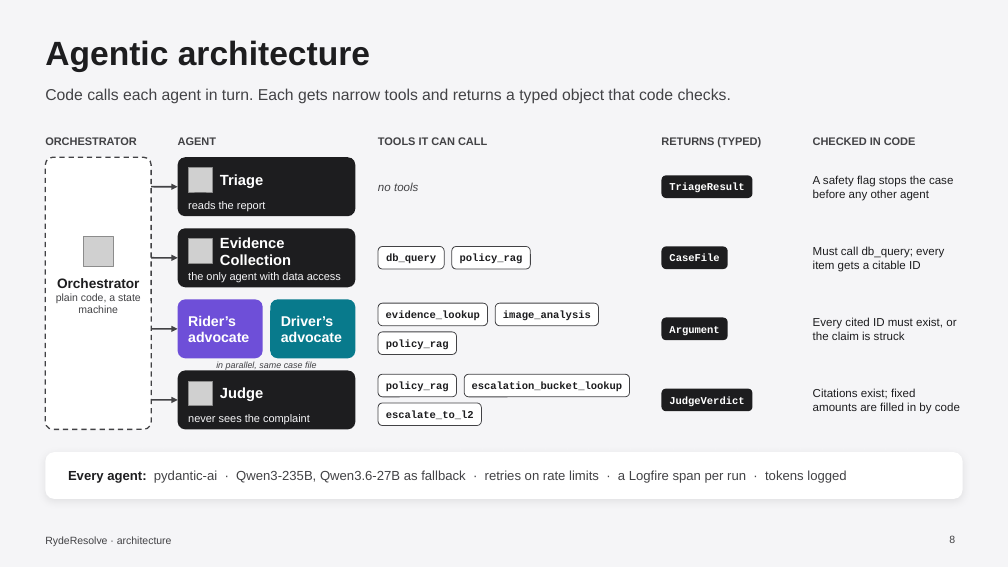
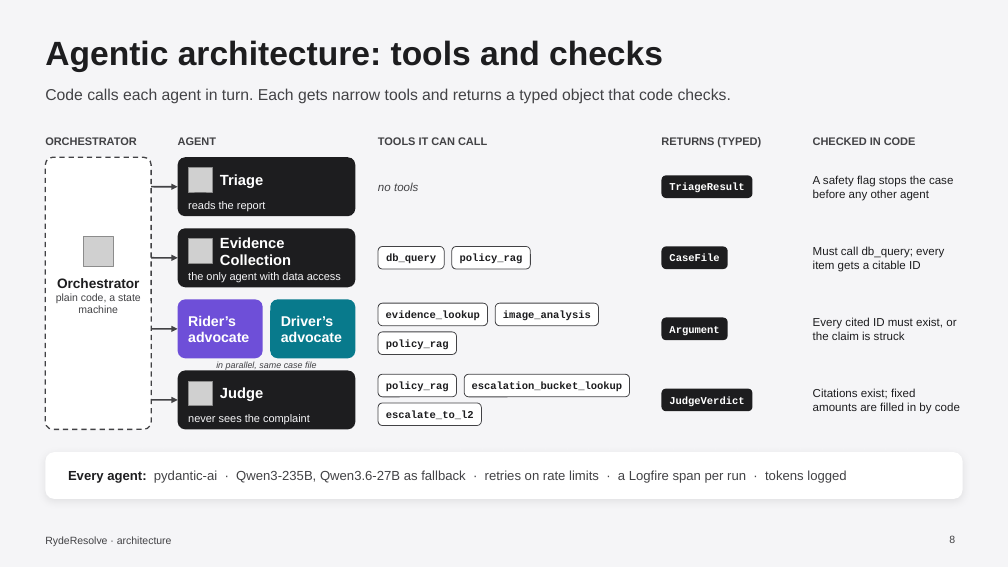
Before and after one commit to suryaansh2002/ryde-dispute-resolution-tencent, a slide deck: slide 8 of submission/architecture.pptx. Drawn at 1008x567 pixels with LibreOffice and Linux fonts; fonts in the diff are those of the drawing; grey boxes stand for pictures. Boxes give left, top, right and bottom in pixels: in the first picture for what was removed or moved away, otherwise in the second. Text is boxed around its words. In the diff, an @@ line names an element or a change of style, - is before the commit and + after.

Commit message:
Architecture deck: the README's pipeline diagram as the agentic-architecture flow

```diff
--- a/submission/architecture.pptx
+++ b/submission/architecture.pptx
@@ title at [45,40,663,72]: text changed @@
-Agentic architecture
+Agentic architecture: tools and checks
```
Also in this commit, not shown: 1 slide added, 1 slide removed.
